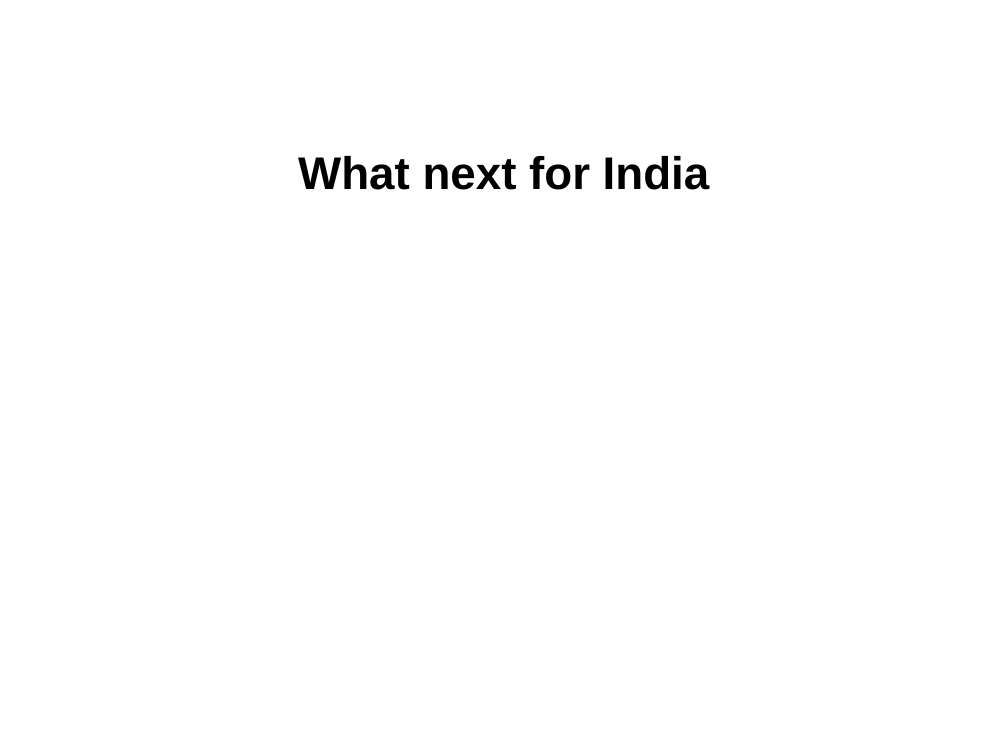
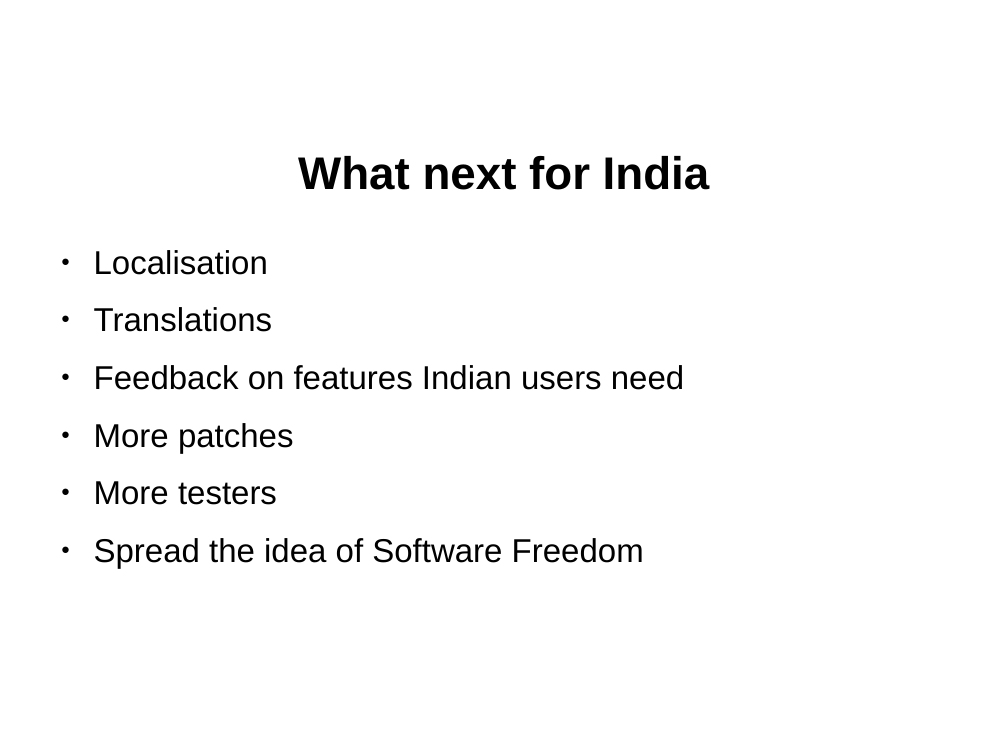
Before and after one commit to ranginui/presentation, a slide deck: slide 6 of kohaconclave/road_ahead/roadahead.odp. Drawn at 1008x756 pixels with LibreOffice and Linux fonts; fonts in the diff are those of the drawing; background and template pictures are left out. Boxes give left, top, right and bottom in pixels: in the first picture for what was removed or moved away, otherwise in the second. Text is boxed around its words. In the diff, an @@ line names an element or a change of style, - is before the commit and + after.

```diff
--- a/kohaconclave/road_ahead/roadahead.odp
+++ b/kohaconclave/road_ahead/roadahead.odp
@@ text added at (94, 250, 684, 568), 26 pt, text #000000 @@
+● Localisation
+● Translations
+● Feedback on features Indian users need
+● More patches
+● More testers
+● Spread the idea of Software Freedom
```
Also in this commit, not shown: 1 other slide changed, 1 other file.
